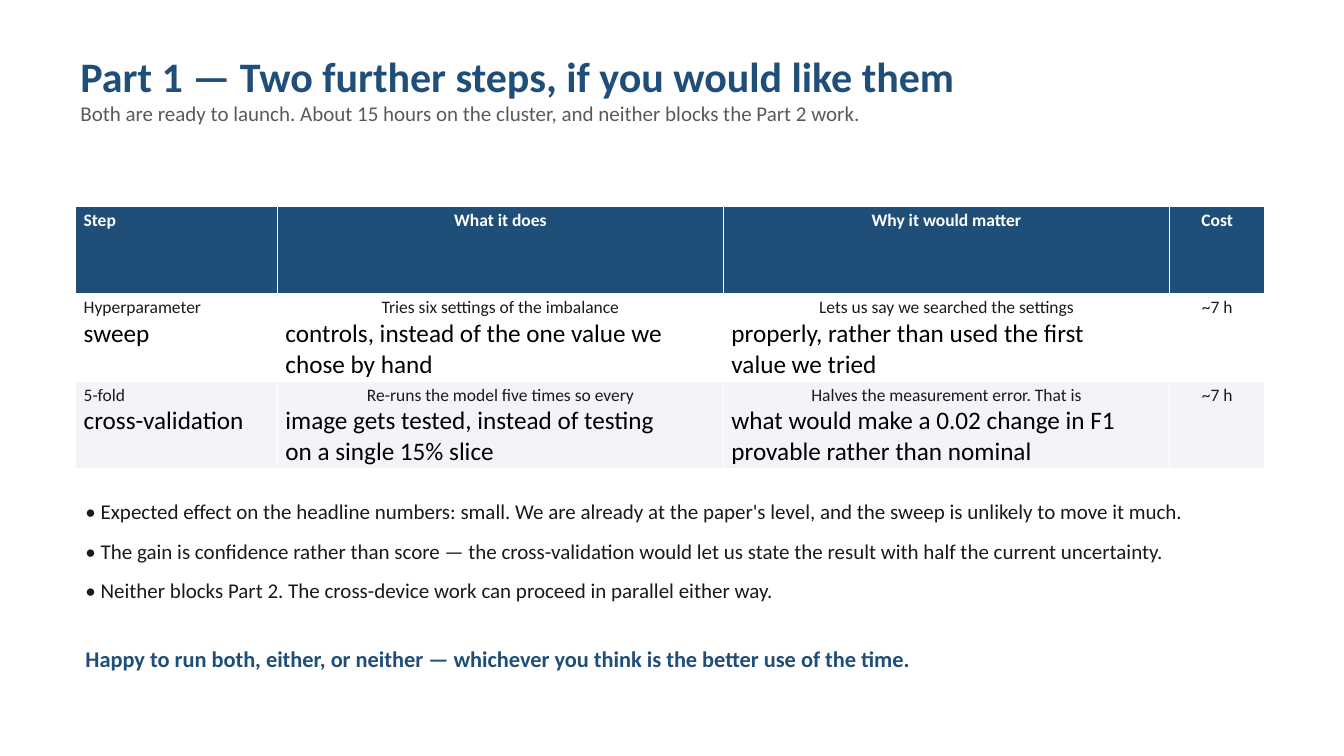
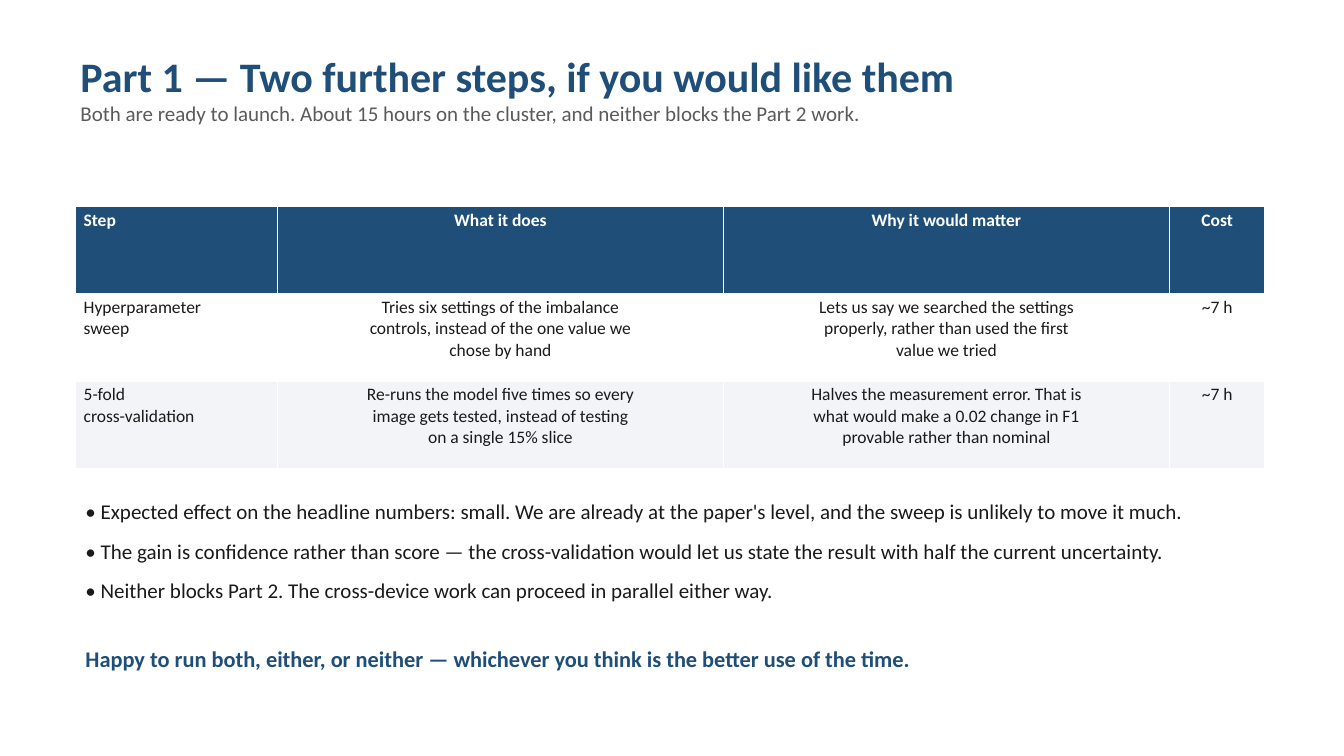
Before and after one commit to Sahith59/brset-convnextv2, a slide deck: slide 6 of presentation/BRSET_ConvNeXtV2_Progress.pptx. Drawn at 1344x756 pixels with LibreOffice and Linux fonts; fonts in the diff are those of the drawing. Boxes give left, top, right and bottom in pixels: in the first picture for what was removed or moved away, otherwise in the second. Text is boxed around its words. In the diff, an @@ line names an element or a change of style, - is before the commit and + after.

```diff
--- a/presentation/BRSET_ConvNeXtV2_Progress.pptx
+++ b/presentation/BRSET_ConvNeXtV2_Progress.pptx
@@ table at (76, 207, 1264, 469) @@
@@ size 18 to 12.5 pt, text colour #000000 to #1A1A1A in "sweep", "controls, instead of the one value we", "chose by hand", "properly, rather than used the first" and 6 more places @@
@@ alignment left to centre @@
```
Also in this commit, not shown: 5 other slides changed, 1 other file.
